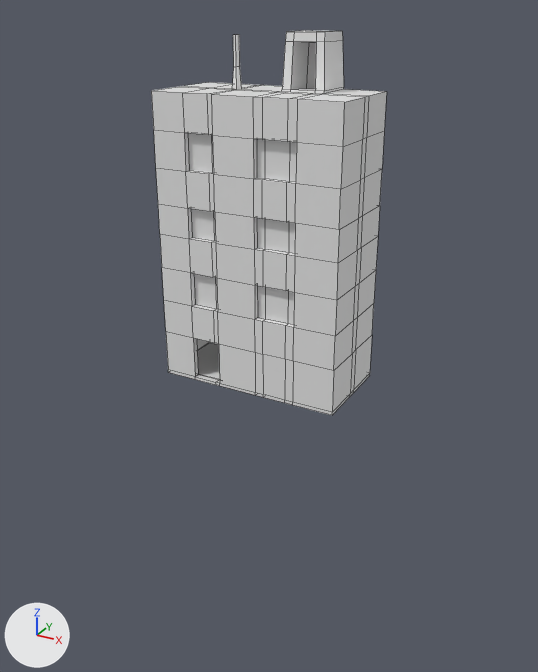
One commit to the FBX model Assets/Models/house1.fbx: the scene before it, then after it.
Before and after are seen from a 50 mm camera at (9.17, -12.01, 7.43) aimed at (1.85, 1.3, 0.77). The axes (+X, +Y, +Z) are drawn at lower left. The lights are the same throughout. Mesh edges are drawn as thin lines. Where no turn or scale is listed for an object, it has been applied to the vertices.
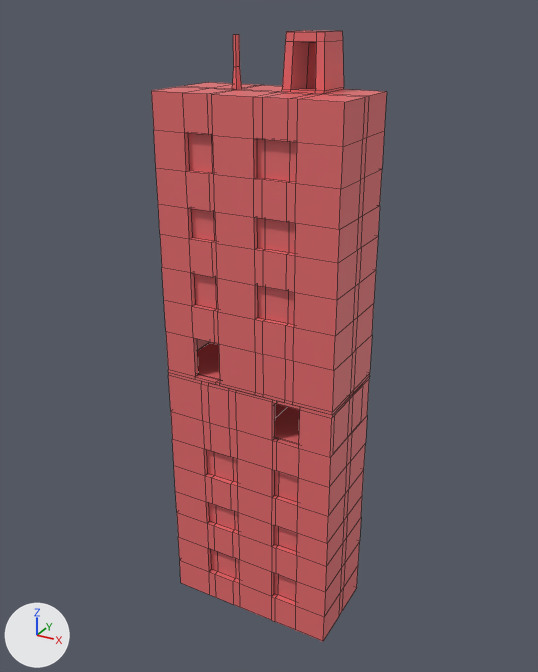
What the commit changed:
Material 'House1' (mat_house1) is new.
Its base color is (0.8, 0.149, 0.158) (red #e76c6f).
me_cube_001 is used by ob_cube; location (0.0, 0.0, 0.0).
me_cube_001 had 348 vertices, 346 faces and spanned x 0.0..4.0, y 0.0..2.0, z 0.0..7.05.
me_cube_001 now has 692 vertices, 692 faces and spans x 0.0..4.0, y 0.0..2.0, z -7.05..7.05.
me_cube_001 part 1: 344 vertices added at x 0.0..4.0, y 0.0..2.0, z -7.05..0.0.
me_cube_001 part 2: 346 faces spanning x 0.0..4.0, y 0.0..2.0, z 0.0..7.05 switch from no material to mat_house1 (red #e76c6f).

Changed parts and their boxes [x1, y1, x2, y2] in the pictures (538 x 672 px):
'Cube', reshaped (59% taller): before [151, 30, 387, 415]; after [151, 30, 387, 641]
part 1 of me_cube_001, added: after [168, 372, 370, 641]
part 2 of me_cube_001, recoloured: [151, 30, 387, 415] in both
